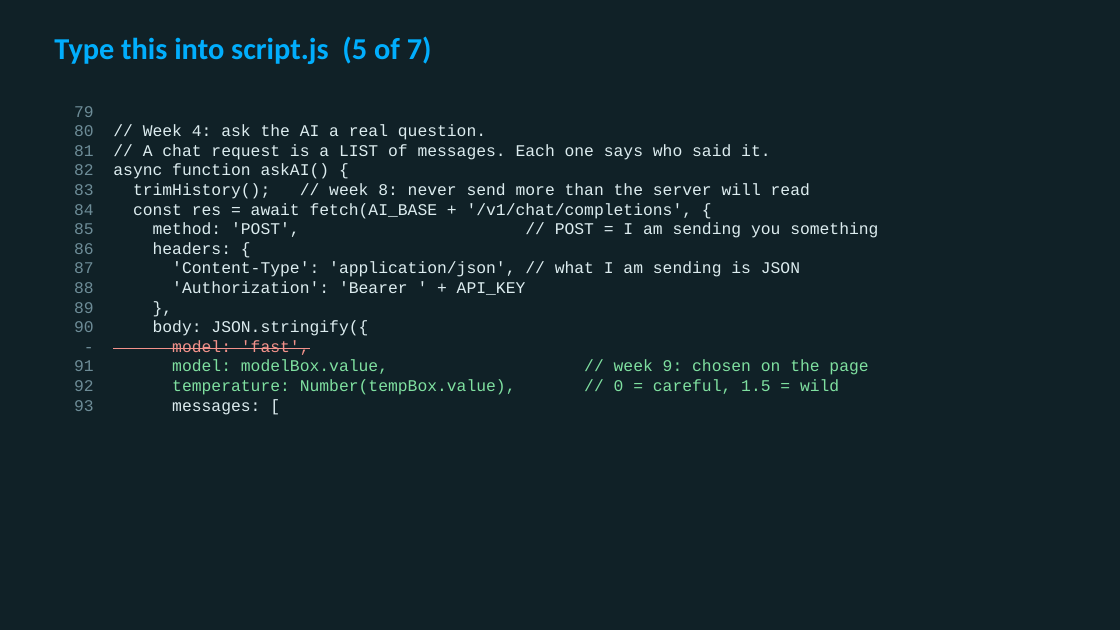
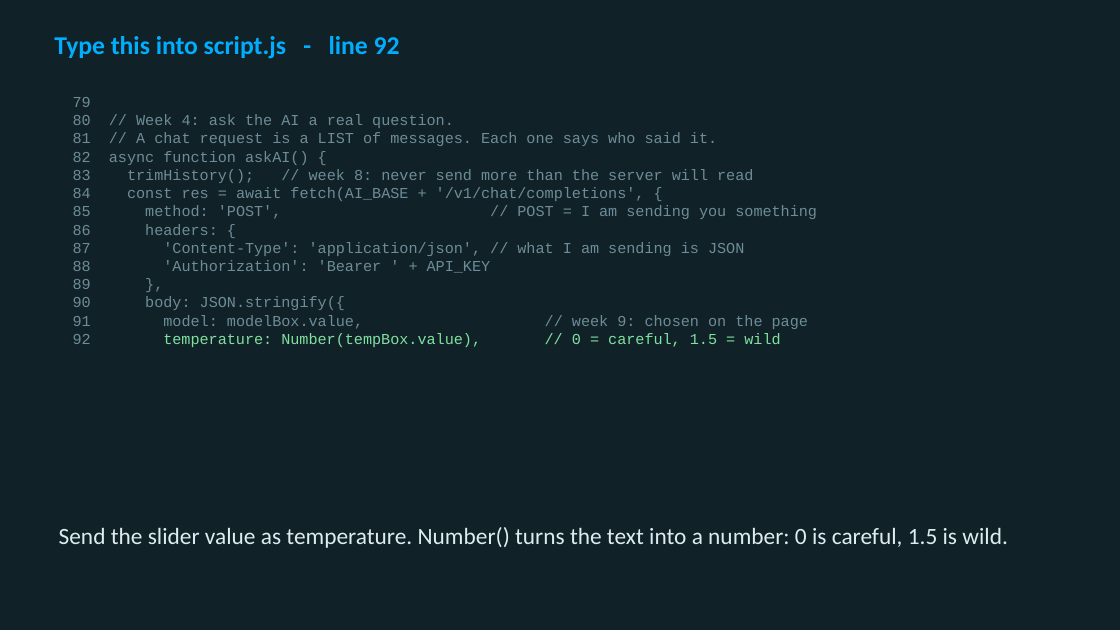
Before and after one commit to utgapps/utgapps.github.io, a slide deck: slide 43 of ai101/slides/week-09.pptx (slide 10 before the commit). Drawn at 1120x630 pixels with LibreOffice and Linux fonts; fonts in the diff are those of the drawing. Boxes give left, top, right and bottom in pixels: in the first picture for what was removed or moved away, otherwise in the second. Text is boxed around its words. In the diff, an @@ line names an element or a change of style, - is before the commit and + after.

```diff
--- a/ai101/slides/week-09.pptx
+++ b/ai101/slides/week-09.pptx
@@ text at box(54, 36, 400, 59): text changed; size 26 to 22 pt @@
-Type this into script.js (5 of 7)
+Type this into script.js - line 92
@@ text "79": place and size @@
-text "79" at box(74, 106, 878, 415)
+text "79" at box(73, 97, 817, 347)
@@ text "79" at box(73, 97, 817, 347): size 14 to 13 pt; text colour #DCECEF to #6D8C97 in "// Week 4: ask the AI a ...", "// A chat request is a LIST ...", "async function askAI() {", "trimHistory(); // week 8: never send more ..." and 7 more places; text colour #7FE0A0 to #6D8C97 in "model: modelBox.value, // week 9: chosen on ..." @@
@@ text at box(172, 340, 310, 355): paragraph removed @@
-- model: 'fast',
@@ text at box(172, 402, 260, 415): paragraph removed @@
-93 messages: [
@@ text added at box(59, 527, 1008, 548), 20 pt, text #DCECEF @@
+Send the slider value as temperature. Number() turns the text into a number: 0 is careful, 1.5 is wild.
```
Also in this commit, not shown: 5 other slides changed, 34 slides added, 1 slide removed, 18 other files.
